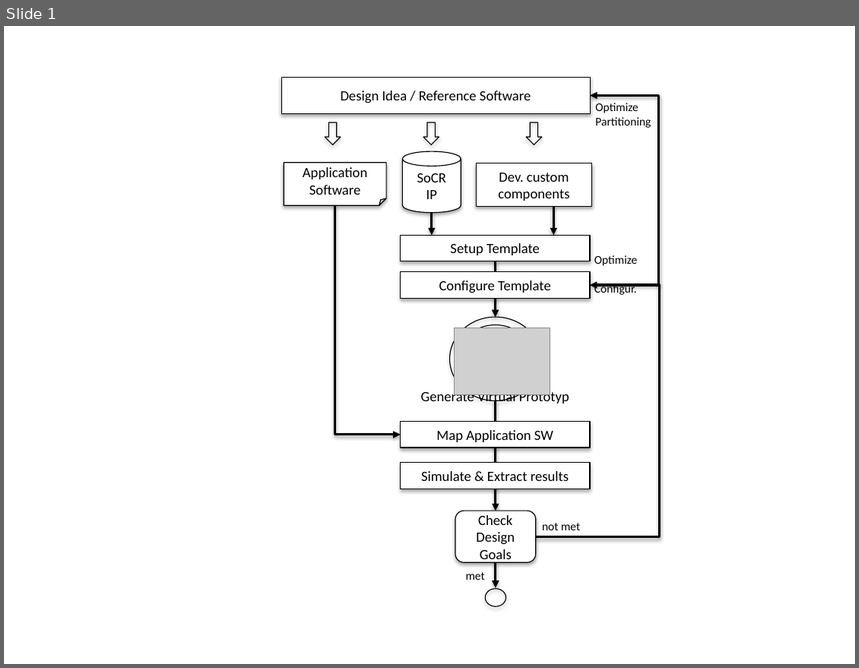
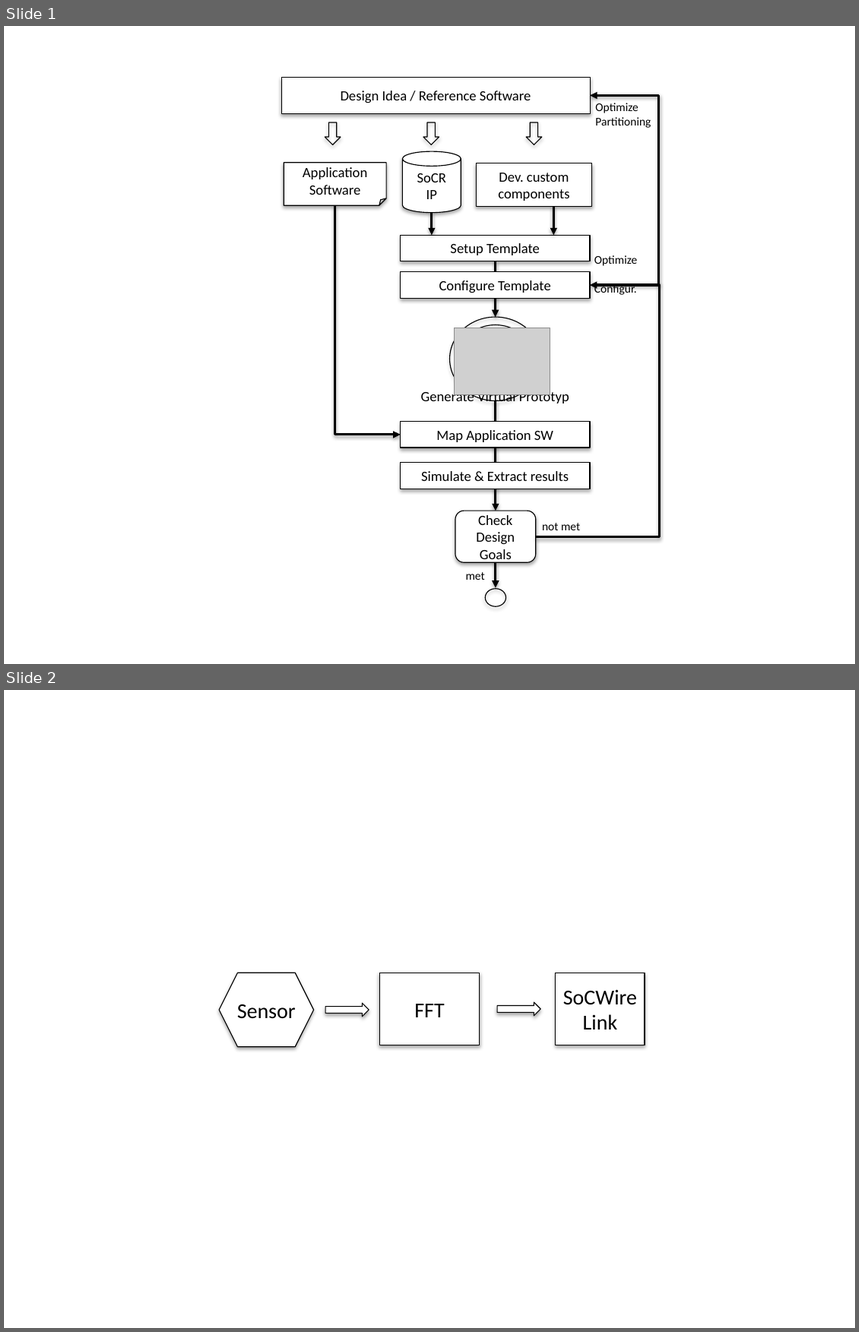
Before and after one commit to socrocket/core, a slide deck: doc/socrocket_flow.pptx. Shown one above the other, each under a label of ours: slide 1 before the commit, slides 1 and 2 after it. The pictures are 859x668 and 859x1332 pixels, drawn with LibreOffice and Linux fonts; fonts in the diff are those of the drawing; grey boxes stand for pictures. Boxes give left, top, right and bottom in pixels: in the first picture for what was removed or moved away, otherwise in the second. Text is boxed around its words. In the diff, an @@ line names an element or a change of style, - is before the commit and + after.

```diff
--- a/doc/socrocket_flow.pptx
+++ b/doc/socrocket_flow.pptx
@@ slide 2 added at [4,690,855,1328], background #FFFFFF @@
@@ group added at [219,973,645,1046]: 2 rectangles, 2 right arrows, 1 hexagon @@
+FFT
+Sensor
+SoCWire
+Link
```
Also in this commit, not shown: 2 other slides added, 1 other file.
